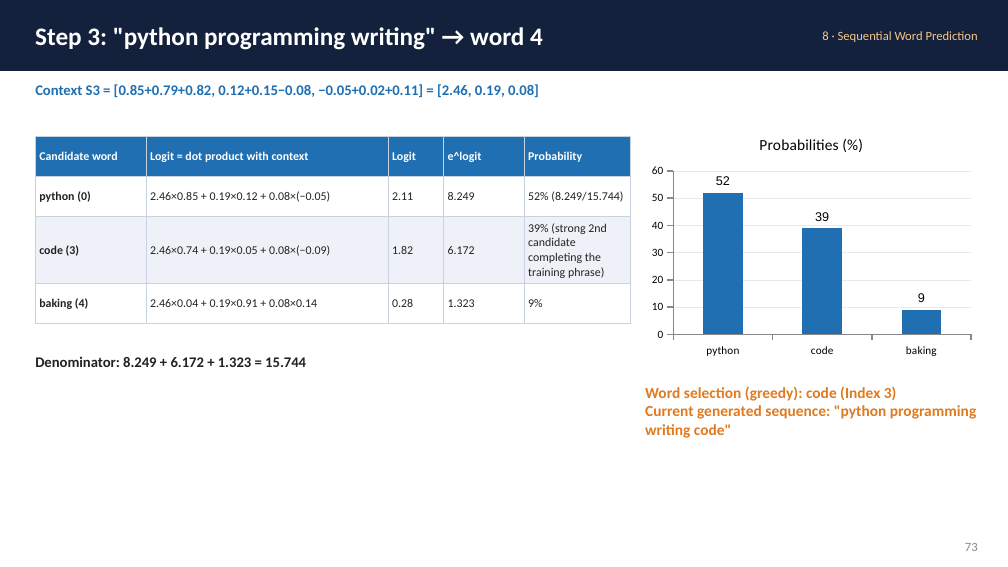
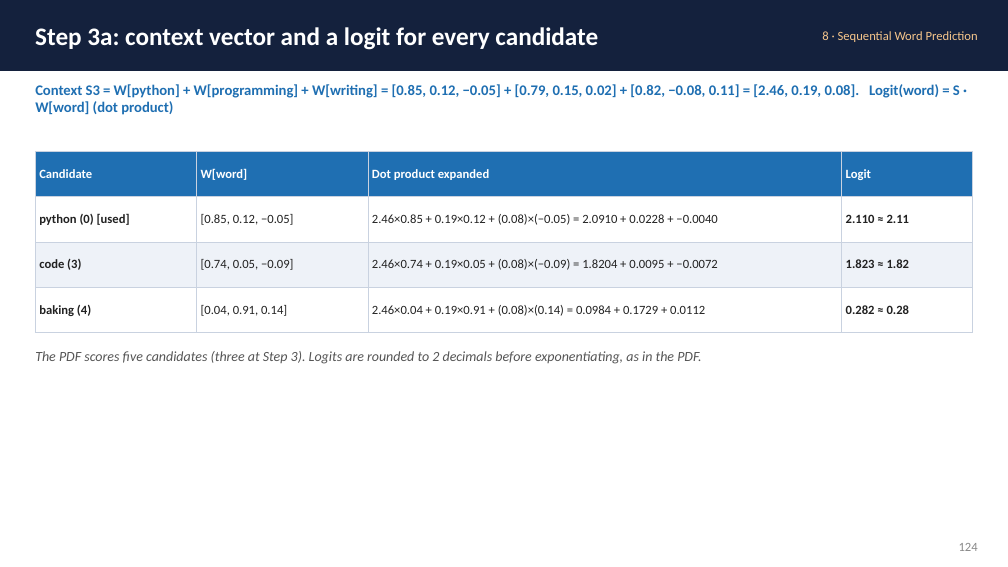
Before and after one commit to balajee-rm/Python-Gen-AI-Course, a slide deck: slide 120 of How AI Works - Math/How_AI_Works_Math_Deep_Dive_full.pptx (slide 73 before the commit). Drawn at 1008x567 pixels with LibreOffice and Linux fonts; fonts in the diff are those of the drawing. Boxes give left, top, right and bottom in pixels: in the first picture for what was removed or moved away, otherwise in the second. Text is boxed around its words. In the diff, an @@ line names an element or a change of style, - is before the commit and + after.

```diff
--- a/How AI Works - Math/How_AI_Works_Math_Deep_Dive_full.pptx
+++ b/How AI Works - Math/How_AI_Works_Math_Deep_Dive_full.pptx
@@ text at (x1=35, y1=27, x2=598, y2=50): text changed @@
-Step 3: "python programming writing" → word 4
+Step 3a: context vector and a logit for every candidate
@@ text at (x1=35, y1=84, x2=960, y2=115): text changed @@
-Context S3 = [0.85+0.79+0.82, 0.12+0.15−0.08, −0.05+0.02+0.11] = [2.46, 0.19, 0.08]
+Context S3 = W[python] + W[programming] + W[writing] = [0.85, 0.12, −0.05] + [0.79, 0.15, 0.02] + [0.82, −0.08, 0.11] = [2.46, 0.19, 0.08]. Logit(word) = S · W[word] (dot product)
@@ column chart removed at (x1=645, y1=121, x2=978, y2=363) @@
-title "Probabilities (%)"
-categories: python, code, baking
-Probabilities (%): 52, 39, 9
@@ table at (x1=35, y1=151, x2=973, y2=333) @@
-column 1: Candidate word | python (0) | code (3) | baking (4)
-column 2: Logit = dot product with context | 2.46×0.85 + 0.19×0.12 + 0.08×(−0.05) | 2.46×0.74 + 0.19×0.05 + 0.08×(−0.09) | 2.46×0.04 + 0.19×0.91 + 0.08×0.14
-column 3: Logit | 2.11 | 1.82 | 0.28
-column 4: e^logit | 8.249 | 6.172 | 1.323
-column 5: Probability | 52% (8.249/15.744) | 39% (strong 2nd candidate completing the training phrase) | 9%
+column 1: Candidate | python (0) [used] | code (3) | baking (4)
+column 2: W[word] | [0.85, 0.12, −0.05] | [0.74, 0.05, −0.09] | [0.04, 0.91, 0.14]
+column 3: Dot product expanded | 2.46×0.85 + 0.19×0.12 + (0.08)×(−0.05) = 2.0910 + 0.0228 + −0.0040 | 2.46×0.74 + 0.19×0.05 + (0.08)×(−0.09) = 1.8204 + 0.0095 + −0.0072 | 2.46×0.04 + 0.19×0.91 + (0.08)×(0.14) = 0.0984 + 0.1729 + 0.0112
+column 4: Logit | 2.110 ≈ 2.11 | 1.823 ≈ 1.82 | 0.282 ≈ 0.28
@@ table resized from (x1=35, y1=136, x2=630, y2=323) to (x1=35, y1=151, x2=973, y2=333) @@
@@ text at (x1=35, y1=351, x2=701, y2=364): text changed; size 10.5 to 10 pt; text colour #222222 to #555555; bold off; italic on @@
-Denominator: 8.249 + 6.172 + 1.323 = 15.744
+The PDF scores five candidates (three at Step 3). Logits are rounded to 2 decimals before exponentiating, as in the PDF.
@@ text removed at (x1=645, y1=387, x2=976, y2=438) @@
-Word selection (greedy): code (Index 3)
-Current generated sequence: "python programming writing code"
@@ text at (x1=959, y1=543, x2=978, y2=551): text changed @@
-73
+124
```
Also in this commit, not shown: 73 other slides changed, 49 slides added, 1 other file.
